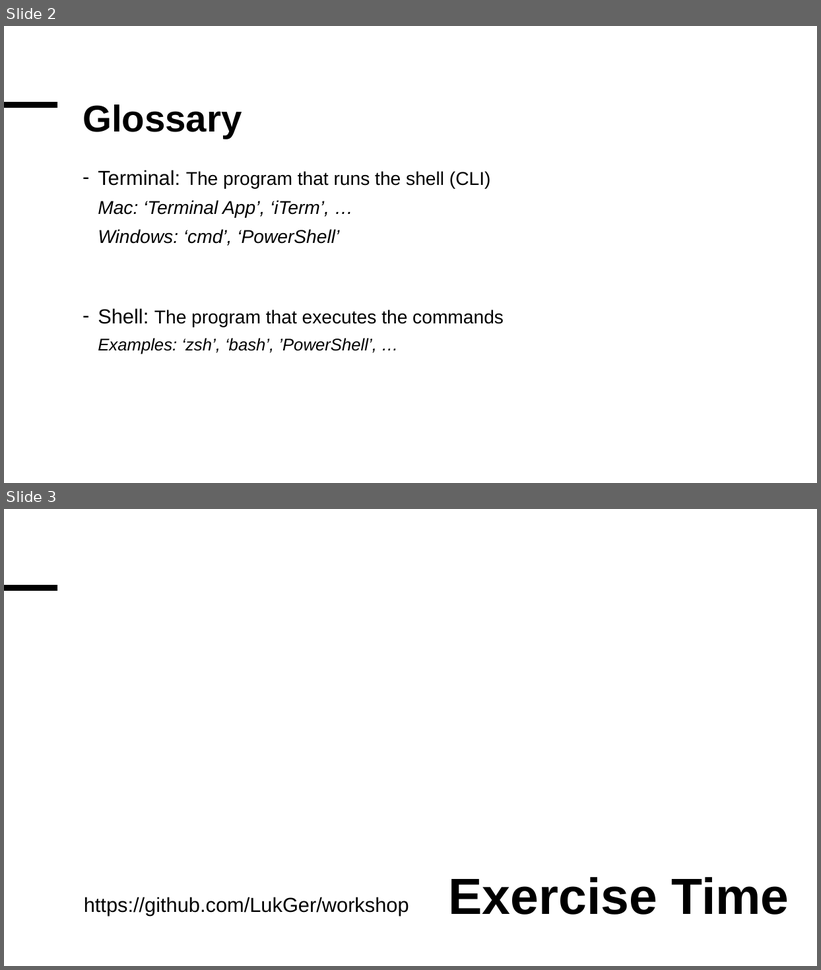
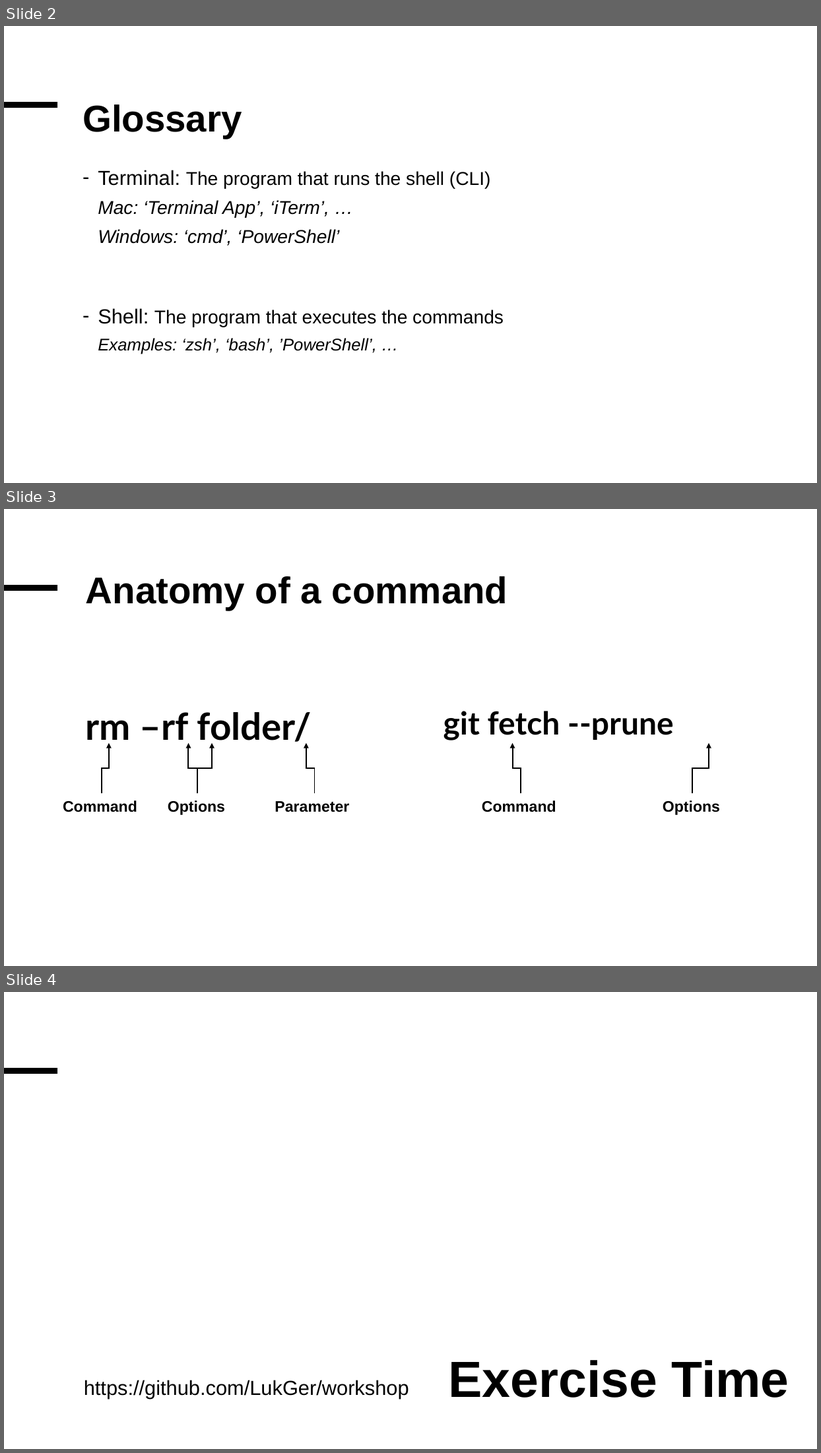
Before and after one commit to LukGer/workshop, a slide deck: Presentation.pptx. Shown one above the other, each under a label of ours: slides 2 and 3 before the commit, slides 2, 3 and 4 after it. The pictures are 821x970 and 821x1453 pixels, drawn with LibreOffice and Linux fonts; fonts in the diff are those of the drawing. Boxes give left, top, right and bottom in pixels: in the first picture for what was removed or moved away, otherwise in the second. Text is boxed around its words. In the diff, an @@ line names an element or a change of style, - is before the commit and + after.

Commit message:
updated presentation

```diff
--- a/Presentation.pptx
+++ b/Presentation.pptx
@@ slide 3 added at (4,509,817,966), background #FFFFFF; not listed: 1 template element that a slide beside it also shows @@
@@ text added at (86,576,508,610), 44 pt, text #000000, bold @@
+Anatomy of a command
@@ title added at (86,712,312,747), 44 pt, text #000000, bold @@
+rm –rf folder/
@@ text added at (444,711,674,741), 37.4 pt, text #000000, bold @@
+git fetch --prune
@@ elbow arrow added from (102, 794) to (109, 743), #000000 1.5 pt @@
@@ elbow arrow added from (197, 794) to (188, 743), #000000 1.5 pt @@
@@ elbow arrow added from (197, 794) to (212, 743), #000000 1.5 pt @@
@@ elbow arrow added from (314, 794) to (306, 743), #000000 1.5 pt @@
@@ elbow arrow added from (521, 794) to (513, 743), #000000 1.5 pt @@
@@ elbow arrow added from (692, 794) to (709, 743), #000000 1.5 pt @@
@@ text added at (63,801,137,813), 18 pt, text #000000, bold @@
+Command
@@ text added at (168,801,225,815), 18 pt, text #000000, bold @@
+Options
@@ text added at (275,801,349,813), 18 pt, text #000000, bold @@
+Parameter
@@ text added at (482,801,556,813), 18 pt, text #000000, bold @@
+Command
@@ text added at (663,801,720,815), 18 pt, text #000000, bold @@
+Options
@@ what was slide 3 is now slide 4 @@
```
